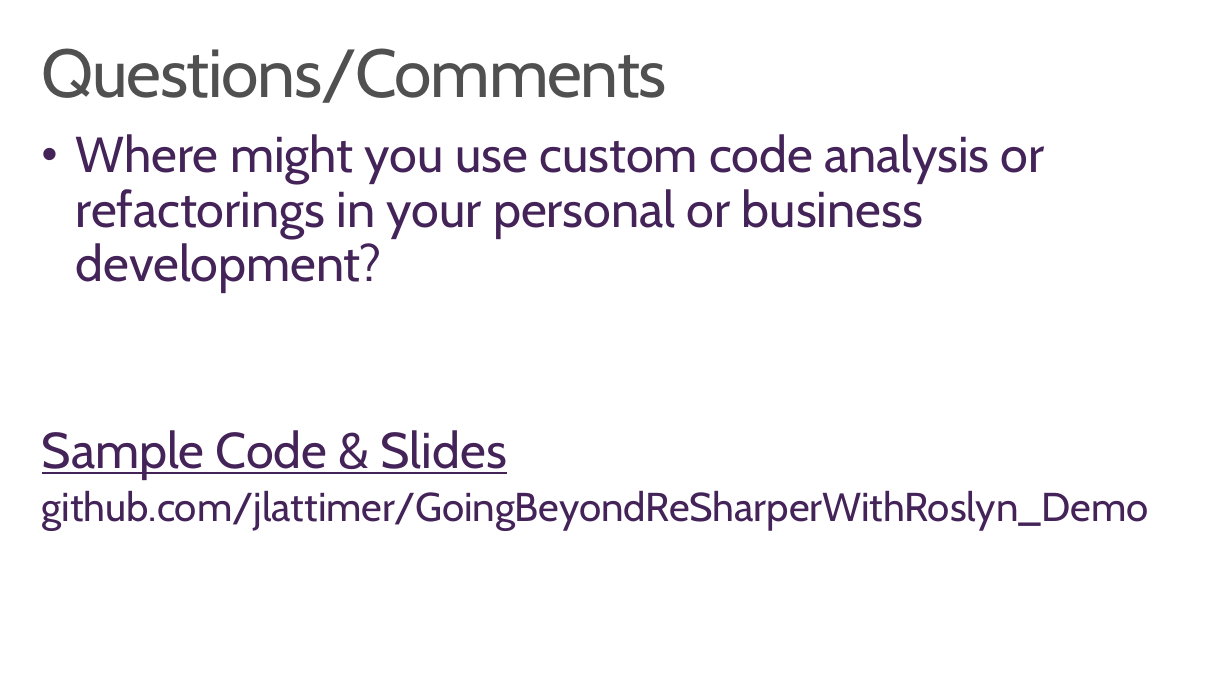
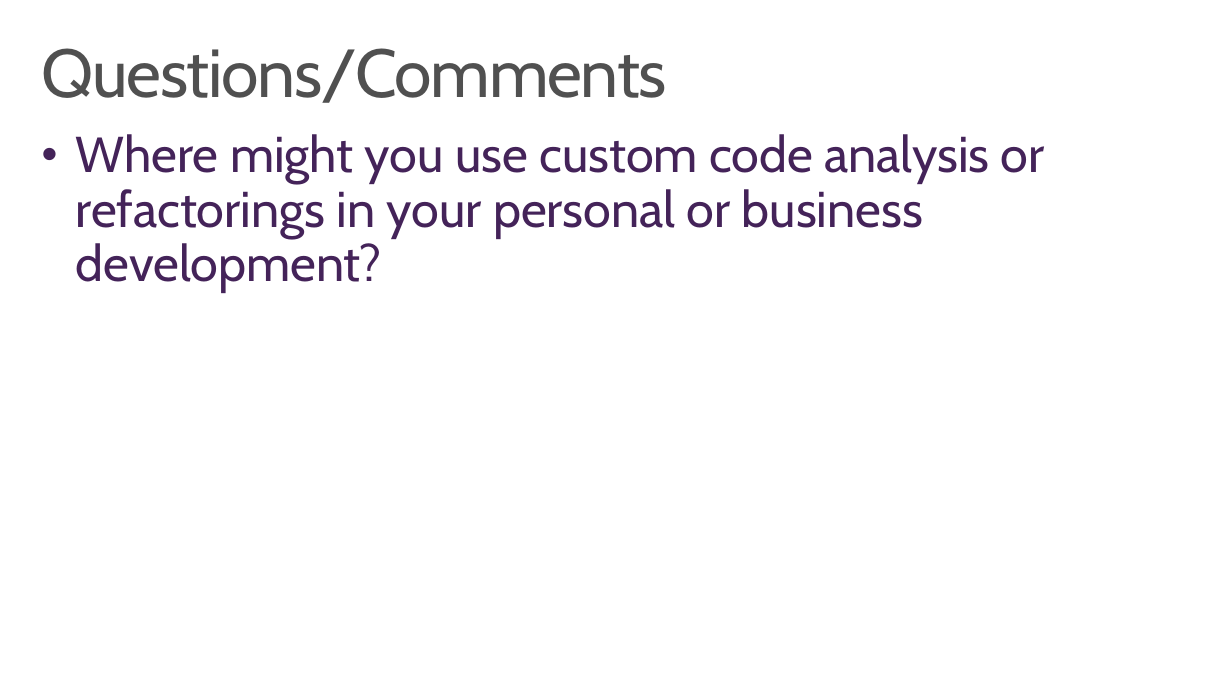
Before and after one commit to jlattimer/GoingBeyondReSharperWithRoslyn_Demo, a slide deck: slide 15 of Going Beyond ReSharper with Roslyn.pptx. Drawn at 1232x693 pixels with LibreOffice and Linux fonts; fonts in the diff are those of the drawing. Boxes give left, top, right and bottom in pixels: in the first picture for what was removed or moved away, otherwise in the second. Text is boxed around its words. In the diff, an @@ line names an element or a change of style, - is before the commit and + after.

```diff
--- a/Going Beyond ReSharper with Roslyn.pptx
+++ b/Going Beyond ReSharper with Roslyn.pptx
@@ text at (x1=42, y1=430, x2=1149, y2=531): paragraphs removed @@
-Sample Code & Slides
-github.com/jlattimer/GoingBeyondReSharperWithRoslyn_Demo
```
Also in this commit, not shown: 3 other slides changed, 1 slide added.
